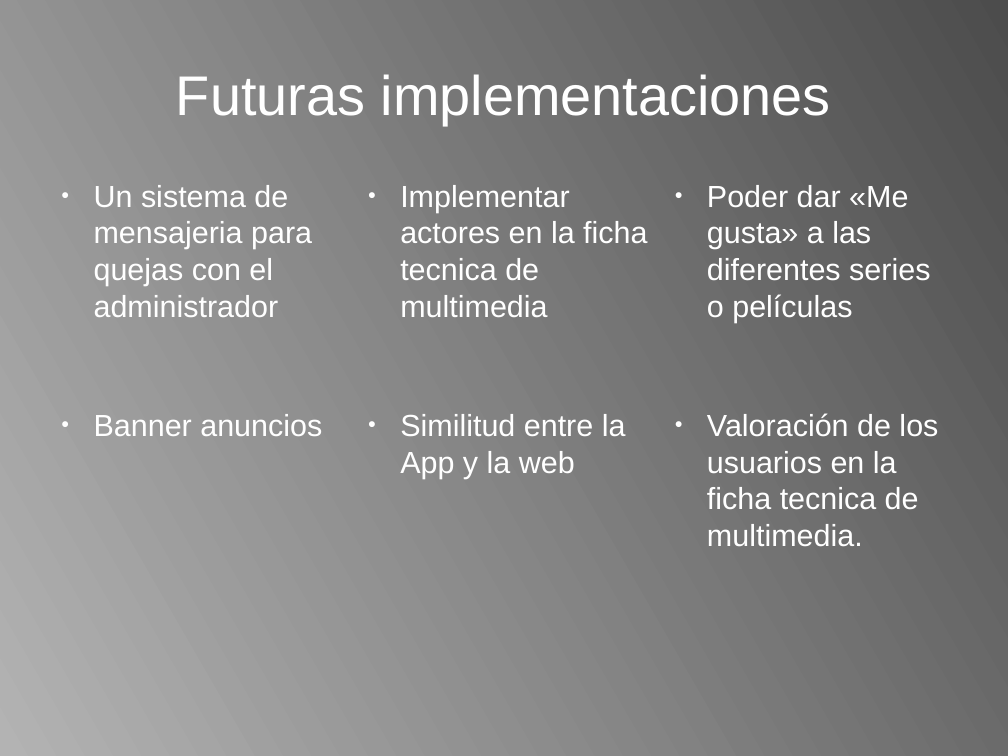
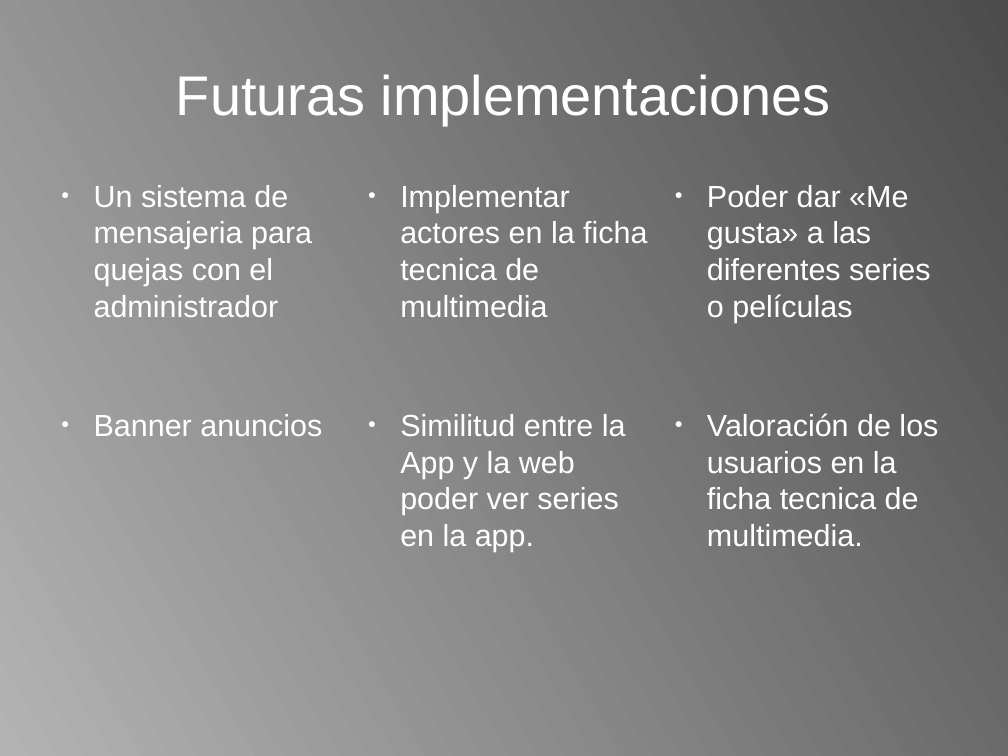
Before and after one commit to erdeks/HBFlix, a slide deck: slide 12 of doc/presentacion.odp. Drawn at 1008x756 pixels with LibreOffice and Linux fonts; fonts in the diff are those of the drawing. Boxes give left, top, right and bottom in pixels: in the first picture for what was removed or moved away, otherwise in the second. Text is boxed around its words. In the diff, an @@ line names an element or a change of style, - is before the commit and + after.

```diff
--- a/doc/presentacion.odp
+++ b/doc/presentacion.odp
@@ text at (x1=400, y1=414, x2=626, y2=552): text changed @@
-● Similitud entre la App y la web
+● Similitud entre la App y la web poder ver series en la app.
```
Also in this commit, not shown: 1 other slide changed, 7 other files.
